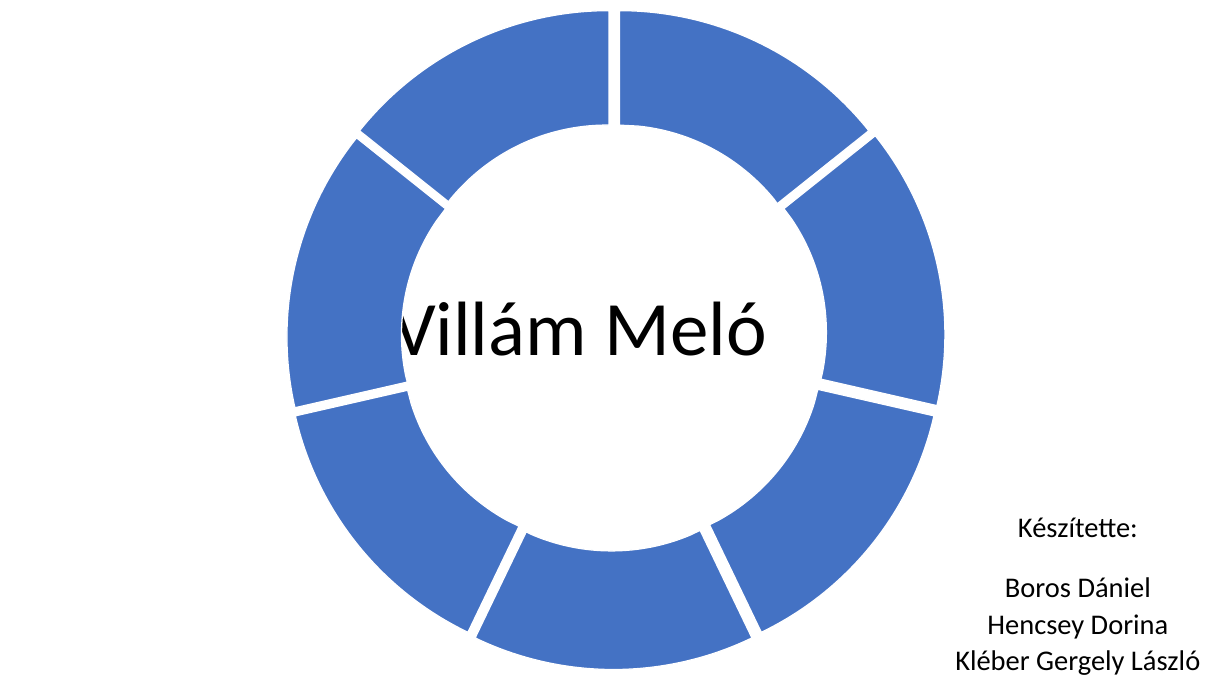
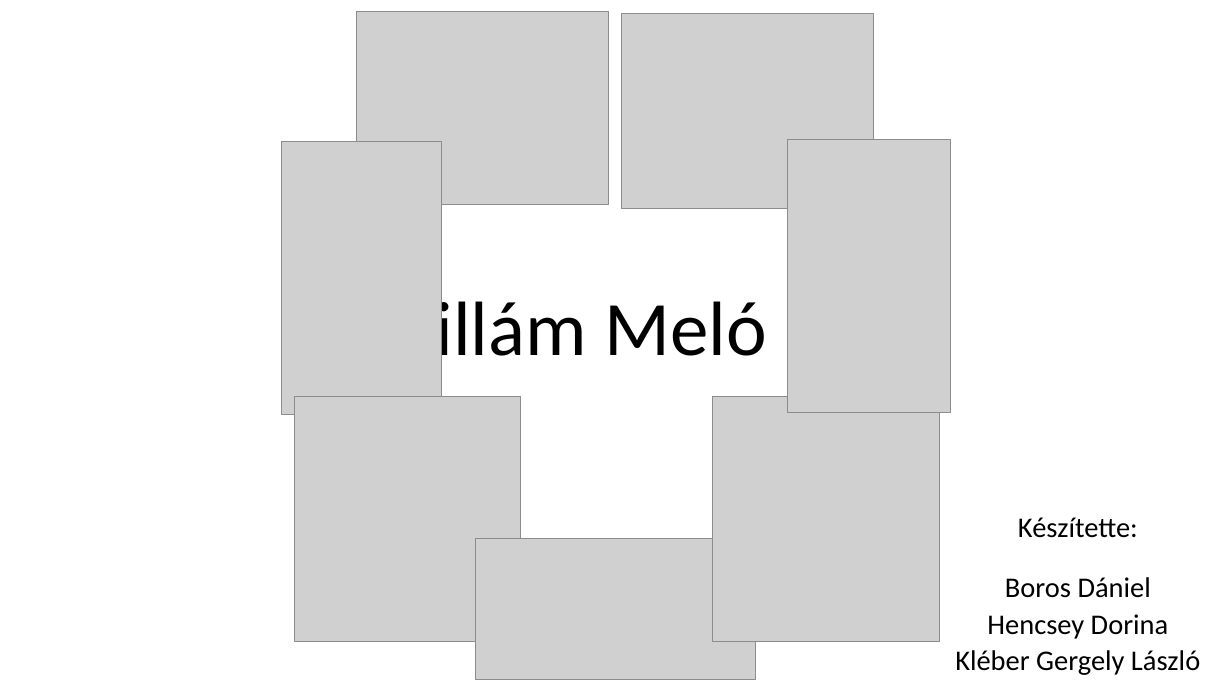
Before and after one commit to BorosDani/VProject, a slide deck: slide 1 of Dokumentumok/cím.pptx. Drawn at 1232x693 pixels with LibreOffice and Linux fonts; fonts in the diff are those of the drawing; grey boxes stand for pictures. Boxes give left, top, right and bottom in pixels: in the first picture for what was removed or moved away, otherwise in the second. Text is boxed around its words. In the diff, an @@ line names an element or a change of style, - is before the commit and + after.

```diff
--- a/Dokumentumok/cím.pptx
+++ b/Dokumentumok/cím.pptx
@@ rectangle added at [0, 0, 1232, 693], fill #FFFFFF at 52% opacity, outline #FFFFFF 1 pt @@
@@ group removed at [287, 11, 945, 670]: 7 freeform shapes @@
@@ group added at [282, 11, 951, 679]: 7 pictures @@
```
Also in this commit, not shown: 7 slides added, 1 slide removed.
